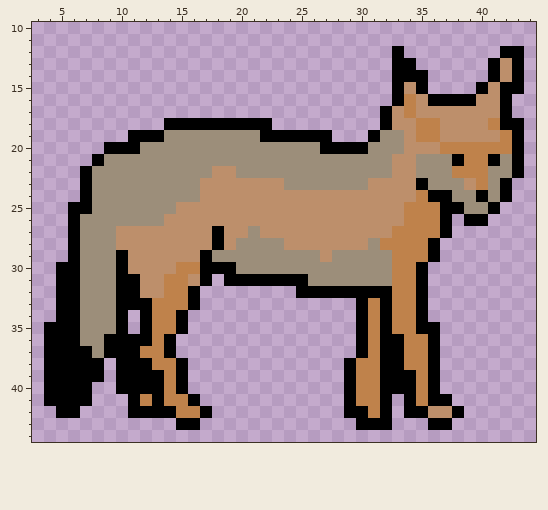
Edited in one commit: pixel-art sprite (ProyectoFinal/src/main/resources/Animales/imgAnimal23.png). This is how it looked before the edit.
The file is 50x50 pixels. Shown: x 3..44, y 10..44.
Now the later version:
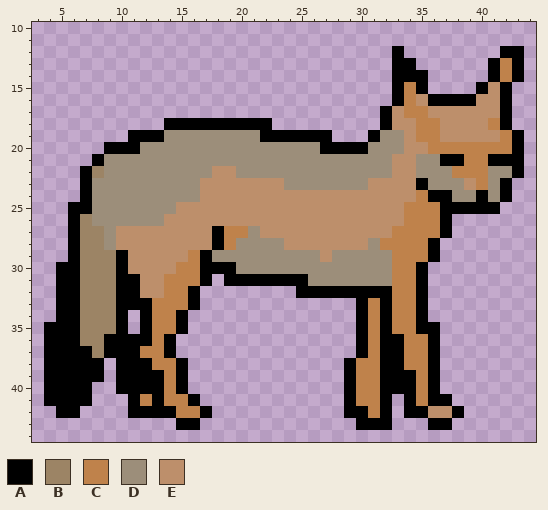
Palette (. is transparent): A #000000  B #9c8465  C #bf824b  D #9c8e7a  E #bd8f6b
The commit says: Actualizacion a imagenes de animal
The exact change:
y 13..14: x 42 E -> C
y 15: x 34 E -> C; x 43 A -> .
y 17: x 35 E -> C
y 18: x 43 A -> .
y 20: x 36 E -> C
y 21: x 37 D -> A; x 42 D -> A
y 22: x 8 D -> B
y 25: x 39..40 DD -> AA
y 26: x 7 D -> B; x 39..40 AA -> ..
y 27: x 7..8 DD -> BB; x 19..20 EE -> CC
y 28: x 7..8 DD -> BB; x 19 E -> C
y 29: x 7..9 DDD -> BBB; x 16 E -> C
y 30: x 7..9 DDD -> BBB
y 31: x 7..9 DDD -> BBB; x 16 E -> C
y 32..35: x 7..9 DDD -> BBB
y 36: x 7..8 DD -> BB
y 37: x 8 D -> B
Pixel boxes of the changes (left, top, right, bottom) in both pictures:
changed: (500, 58, 524, 166)
changed: (404, 82, 452, 166)
changed: (80, 166, 116, 358)
changed: (464, 202, 488, 226)
changed: (188, 226, 248, 286)
